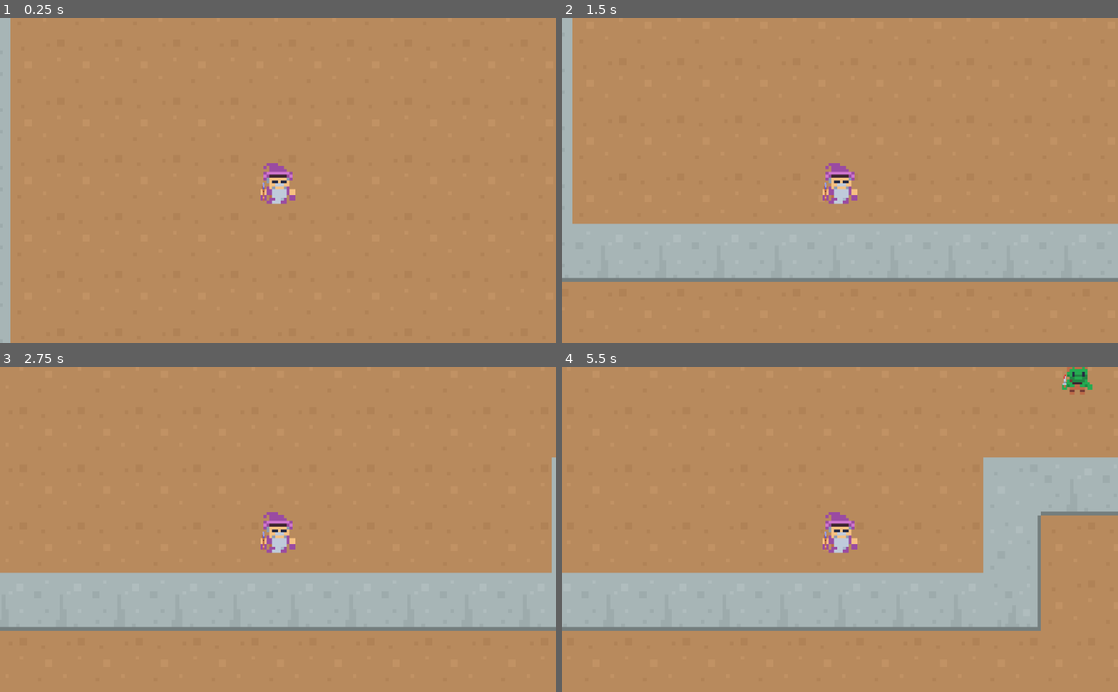
Above: before the commit, frames 1-4 (two rows, left to right).
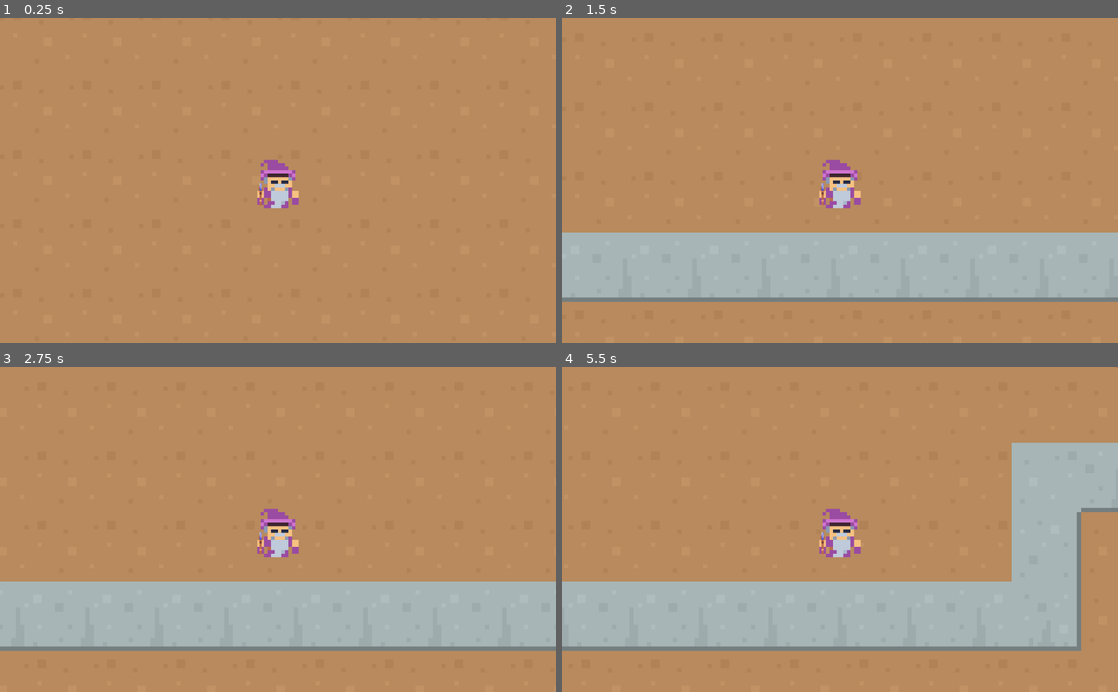
Above: after the commit, the same moments.

Repository: Sergeikami/David-Asensio
Game: Godot game, scene res://Node2D.tscn
Same seed, same stepped clock (60 frames per second), same inputs: the game is played once before the commit and once after it.
Inputs:
- Up to frame 1 (0.25 s): no input
- Up to frame 2 (1.5 s): tap Enter at 0.5 s; hold S (ves_abaix) 0.53-1.28 s; tap W (ves_amunt) at 1.35 s
- Up to frame 3 (2.75 s): tap Space at 2 s; hold D (ves_dreta) from 2.03 s (still down)
- Up to frame 4 (5.5 s): release D (ves_dreta) at 2.78 s; tap A (ves_esquerra) at 2.85 s; tap Enter at 3.5, 5 s; hold S (ves_abaix) 3.53-4.28 s; tap Space at 4.25 s; tap W (ves_amunt) at 4.35 s; hold D (ves_dreta) from 5.03 s (still down)

The runs differ from the first frame. In frame 1, 2.4% of the frame differs, in the area x 0-54%, y 0-100%; in frame 2, 12%; in frame 3, 11%; in frame 4, 16%, in the area x 0-100%, y 0-88%.

Commit message:
personatge amb moviment i colisions solucionades

Diff:
--- a/Enemic 1.tscn
+++ b/Enemic1.tscn
@@ -13,7 +13,6 @@
 
 
 # Called when the node enters the scene tree for the first time.
-
 
 
 
@@ -33,6 +32,7 @@
 
 [node name="Enemic 1" type="KinematicBody2D"]
 scale = Vector2( 0.7, 0.7 )
+collision_layer = 3
 script = SubResource( 5 )
 
 [node name="Sprite" type="Sprite" parent="."]
@@ -49,70 +49,56 @@
 
 [node name="CollisionShape2D10" type="CollisionShape2D" parent="."]
 position = Vector2( 0, 3.5 )
-scale = Vector2( 1, 1 )
 shape = SubResource( 3 )
 
 [node name="CollisionShape2D14" type="CollisionShape2D" parent="."]
 position = Vector2( 1, -5 )
-scale = Vector2( 1, 1 )
 shape = SubResource( 2 )
 
 [node name="CollisionShape2D13" type="CollisionShape2D" parent="."]
 position = Vector2( 0, -5 )
-scale = Vector2( 1, 1 )
 shape = SubResource( 2 )
 
 [node name="CollisionShape2D12" type="CollisionShape2D" parent="."]
 position = Vector2( -3, 3 )
-scale = Vector2( 1, 1 )
 shape = SubResource( 2 )
 
 [node name="CollisionShape2D6" type="CollisionShape2D" parent="."]
 position = Vector2( -4, 4 )
-scale = Vector2( 1, 1 )
 shape = SubResource( 2 )
 
 [node name="CollisionShape2D11" type="CollisionShape2D" parent="."]
 position = Vector2( 3, 2 )
-scale = Vector2( 1, 1 )
 shape = SubResource( 2 )
 
 [node name="CollisionShape2D7" type="CollisionShape2D" parent="."]
 position = Vector2( 4, 4 )
-scale = Vector2( 1, 1 )
 shape = SubResource( 2 )
 
 [node name="CollisionShape2D5" type="CollisionShape2D" parent="."]
 position = Vector2( -2, 7 )
-scale = Vector2( 1, 1 )
 shape = SubResource( 2 )
 
 [node name="CollisionShape2D8" type="CollisionShape2D" parent="."]
 position = Vector2( -2, -4 )
-scale = Vector2( 1, 1 )
 shape = SubResource( 2 )
 
 [node name="CollisionShape2D9" type="CollisionShape2D" parent="."]
 position = Vector2( 2, -4 )
-scale = Vector2( 1, 1 )
 shape = SubResource( 2 )
 
 [node name="CollisionShape2D4" type="CollisionShape2D" parent="."]
 position = Vector2( 2, 7 )
-scale = Vector2( 1, 1 )
 shape = SubResource( 2 )
 
 [node name="CollisionShape2D3" type="CollisionShape2D" parent="."]
 position = Vector2( 5, 5 )
-scale = Vector2( 1, 1 )
 shape = SubResource( 2 )
 
 [node name="CollisionShape2D2" type="CollisionShape2D" parent="."]
 position = Vector2( -5, 5 )
-scale = Vector2( 1, 1 )
 shape = SubResource( 2 )
 
 [node name="CollisionShape2D15" type="CollisionShape2D" parent="."]
 position = Vector2( 0, -1.5 )
-scale = Vector2( 1, 1 )
 shape = SubResource( 1 )
--- a/Main-body.gd
+++ b/Main-body.gd
@@ -6,7 +6,7 @@
 # var a = 2
 # var b = "text"
 var n := 3
-
+var dins := false
 # Called when the node enters the scene tree for the first time.
 func _ready():
 	position = Vector2(0,0)
@@ -25,8 +25,27 @@
 
 
 func _on_Area2D_body_entered(body):
+	dins = true
+
+	$Timer.start()
 	if n < 1:
 		position = Vector2(0,0)
 		n = 3
 	else:
 		n -= 1
+
+
+
+func _on_Area2D_body_exited(body):
+	dins = false
+	$Timer.stop()
+
+
+
+func _on_Timer_timeout():
+	if dins == true:
+		if n < 1:
+			position = Vector2(0,0)
+			n = 3
+		else:
+			n -= 1
--- a/Main-body.tscn
+++ b/Main-body.tscn
@@ -7,14 +7,14 @@
 [sub_resource type="RectangleShape2D" id=1]
 extents = Vector2( 4, 1.5 )
 
-[sub_resource type="RectangleShape2D" id=2]
-extents = Vector2( 1, 2 )
+[sub_resource type="RectangleShape2D" id=4]
+extents = Vector2( 0.5, 0.5 )
 
 [sub_resource type="RectangleShape2D" id=3]
 extents = Vector2( 3, 1.5 )
 
-[sub_resource type="RectangleShape2D" id=4]
-extents = Vector2( 0.5, 0.5 )
+[sub_resource type="RectangleShape2D" id=2]
+extents = Vector2( 1, 2 )
 
 [sub_resource type="RectangleShape2D" id=5]
 extents = Vector2( 2.5, 1 )
@@ -38,6 +38,8 @@
 extents = Vector2( 1.5, 1.5 )
 
 [node name="Mainbody" type="KinematicBody2D"]
+collision_layer = 2
+collision_mask = 2
 script = ExtResource( 3 )
 
 [node name="Sprite" type="Sprite" parent="."]
@@ -50,11 +52,19 @@
 
 [node name="Camera2D" type="Camera2D" parent="."]
 current = true
-zoom = Vector2( 0.15, 0.15 )
+zoom = Vector2( 0.125, 0.125 )
 
 [node name="CollisionShape2D2" type="CollisionShape2D" parent="."]
 position = Vector2( 0, 3.5 )
 shape = SubResource( 1 )
+
+[node name="CollisionShape2D5" type="CollisionShape2D" parent="."]
+position = Vector2( -3.5, 7.5 )
+shape = SubResource( 4 )
+
+[node name="CollisionShape2D4" type="CollisionShape2D" parent="."]
+position = Vector2( 0, 6.5 )
+shape = SubResource( 3 )
 
 [node name="CollisionShape2D" type="CollisionShape2D" parent="."]
 position = Vector2( -5, 5 )
@@ -63,14 +73,6 @@
 [node name="CollisionShape2D3" type="CollisionShape2D" parent="."]
 position = Vector2( 5, 5 )
 shape = SubResource( 2 )
-
-[node name="CollisionShape2D4" type="CollisionShape2D" parent="."]
-position = Vector2( 0, 6.5 )
-shape = SubResource( 3 )
-
-[node name="CollisionShape2D5" type="CollisionShape2D" parent="."]
-position = Vector2( -3.5, 7.5 )
-shape = SubResource( 4 )
 
 [node name="CollisionShape2D8" type="CollisionShape2D" parent="."]
 position = Vector2( -3.5, 0.5 )
@@ -166,4 +168,9 @@
 position = Vector2( 4, -2 )
 shape = SubResource( 11 )
 
+[node name="Timer" type="Timer" parent="."]
+wait_time = 0.65
+
 [connection signal="body_entered" from="Area2D" to="." method="_on_Area2D_body_entered"]
+[connection signal="body_exited" from="Area2D" to="." method="_on_Area2D_body_exited"]
+[connection signal="timeout" from="Timer" to="." method="_on_Timer_timeout"]
--- a/Node2D.tscn
+++ b/Node2D.tscn
@@ -2,17 +2,19 @@
 
 [ext_resource path="res://Main-body.tscn" type="PackedScene" id=1]
 [ext_resource path="res://TileMap.tscn" type="PackedScene" id=2]
-[ext_resource path="res://Enemic 1.tscn" type="PackedScene" id=3]
+[ext_resource path="res://Enemic1.tscn" type="PackedScene" id=3]
 
 [node name="Node2D" type="Node2D"]
 
 [node name="TileMap" parent="." instance=ExtResource( 2 )]
 position = Vector2( 6, -25 )
+collision_layer = 2
+collision_mask = 0
 tile_data = PoolIntArray( -1900534, 27, 0, -1900533, 26, 0, -1900532, 26, 0, -1900531, 26, 0, -1900530, 26, 0, -1900529 …(25171 unchanged characters)…
-
-[node name="Enemic 1" parent="TileMap" instance=ExtResource( 3 )]
-position = Vector2( 154, 25 )
-script = null
 
 [node name="Main-body" parent="." instance=ExtResource( 1 )]
 scale = Vector2( 0.8, 0.8 )
+
+[node name="Enemic 1" parent="." instance=ExtResource( 3 )]
+position = Vector2( 160, 0 )
+script = null
--- a/TileMap.tscn
+++ b/TileMap.tscn
@@ -1311,3 +1311,4 @@
 tile_set = SubResource( 20 )
 cell_size = Vector2( 16, 16 )
 format = 1
+tile_data = PoolIntArray( 6684523, 0, 0 )
